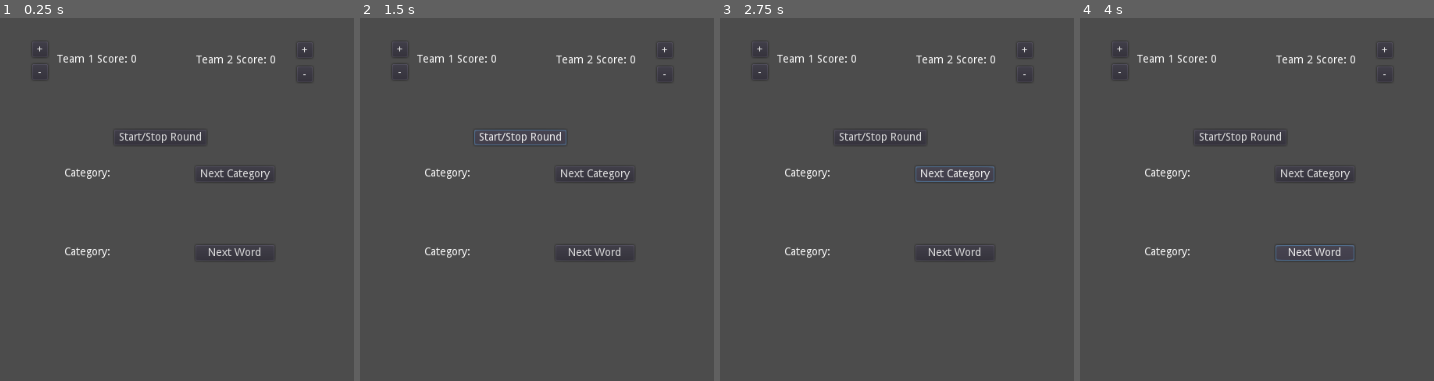
Above: before the commit, frames 1-4 (left to right).
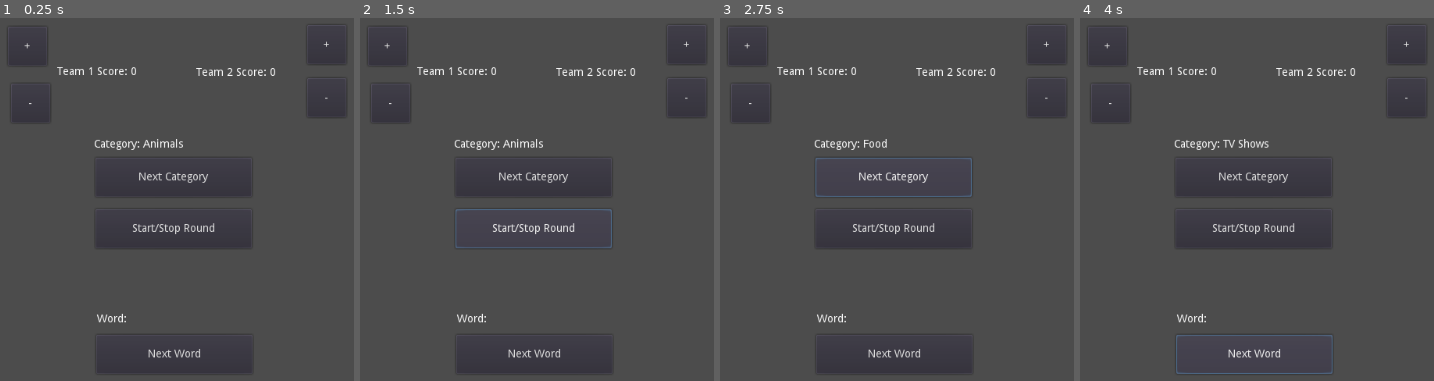
Above: after the commit, the same moments.

Repository: marshallcouch/prototypes
Game: Godot game, scene res://dont_say_the_word.tscn
Two runs of this game, one before a commit and one after it. Both use one fixed random seed, a clock stepped at 60 frames per second and the inputs below.
Inputs:
- Up to frame 1 (0.25 s): no input
- Up to frame 2 (1.5 s): click "Start/Stop Round" at 0.5 s; click "Start/Stop Round" at 1.25 s
- Up to frame 3 (2.75 s): click "Next Category" at 2 s
- Up to frame 4 (4 s): click "Next Category" at 2.75 s; click "Next Word" at 3.5 s

The runs differ from the first frame. In frame 1, 3.5% of the frame differs, in the area x 3-98%, y 6-98%; in frame 2, 3.8%; in frame 3, 3.8%; in frame 4, 3.8%.

Commit message:
added the ability to scroll through list categories

Diff:
--- a/dont_say_the_word/dont_say_the_word.gd
+++ b/dont_say_the_word/dont_say_the_word.gd
@@ -4,12 +4,20 @@
 
 var team1_score:int
 var team2_score:int
-var lists: Object
+var lists: Dictionary
+var used_items: Dictionary
+var is_playing: bool = false
+var list_selected:int = -1
+
+
 
 # Called when the node enters the scene tree for the first time.
 func _ready() -> void:
 	team1_score = 0
 	team2_score = 0
+	load_lists()
+	next_category()
+
 
 
 func _on_team_one_up_button_down() -> void:
@@ -30,15 +38,29 @@
 
 func load_lists() -> void:
 	var file = File.new()
-	file.open("res://assets/gamelists.tres",File.READ)
+	file.open("res://gamelists.tres",File.READ)
 	var gamelists = file.get_as_text()
 	gamelists = gamelists.replace("[gd_resource type=\"Resource\" format=2]","").replace("[resource]","")
 	lists = JSON.parse(gamelists).result
 
 
+func next_category() -> void:
+	if list_selected == lists["Lists_Count"]-1:
+		list_selected = 0
+	else:
+		list_selected += 1
+
+	$category_label.text = "Category: " + lists["Lists"][list_selected]
 
 func update_team1label():
 	$team_one_score.text = "Team 1 Score: " + str(team1_score)
 
 func update_team2label():
 	$team_two_score.text = "Team 2 Score: " + str(team2_score)
+
+
+
+
+
+func _on_next_category_button_button_down() -> void:
+	next_category()
--- a/dont_say_the_word/dont_say_the_word.tscn
+++ b/dont_say_the_word/dont_say_the_word.tscn
@@ -3,32 +3,35 @@
 [ext_resource path="res://dont_say_the_word.gd" type="Script" id=1]
 
 [node name="dont_say_the_word" type="Node2D"]
-position = Vector2( 63, 43 )
+position = Vector2( 63, 59 )
 script = ExtResource( 1 )
 
 [node name="team_one_up" type="Button" parent="."]
-margin_right = 12.0
-margin_bottom = 20.0
+margin_left = -31.0
+margin_top = -35.0
+margin_right = 19.0
+margin_bottom = 15.0
 text = "+"
 
 [node name="team_one_down" type="Button" parent="."]
-margin_top = 29.0
-margin_right = 20.0
-margin_bottom = 49.0
+margin_left = -27.0
+margin_top = 38.0
+margin_right = 23.0
+margin_bottom = 88.0
 text = "-"
 
 [node name="team_two_up" type="Button" parent="."]
-margin_left = 339.0
-margin_top = 1.0
-margin_right = 359.0
-margin_bottom = 21.0
+margin_left = 352.0
+margin_top = -37.0
+margin_right = 402.0
+margin_bottom = 13.0
 text = "+"
 
 [node name="team_two_down" type="Button" parent="."]
-margin_left = 339.0
-margin_top = 32.0
-margin_right = 359.0
-margin_bottom = 52.0
+margin_left = 352.0
+margin_top = 31.0
+margin_right = 402.0
+margin_bottom = 81.0
 text = "-"
 
 [node name="team_one_score" type="Label" parent="."]
@@ -46,39 +49,39 @@
 text = "Team 2 Score: 0"
 
 [node name="category_label" type="Label" parent="."]
-margin_left = 41.0
-margin_top = 162.0
-margin_right = 100.0
-margin_bottom = 180.0
+margin_left = 79.0
+margin_top = 109.0
+margin_right = 138.0
+margin_bottom = 127.0
 text = "Category:"
 
 [node name="next_category_button" type="Button" parent="."]
-margin_left = 209.0
-margin_top = 160.0
-margin_right = 310.0
-margin_bottom = 180.0
+margin_left = 81.0
+margin_top = 133.0
+margin_right = 281.0
+margin_bottom = 183.0
 text = "Next Category"
 
 [node name="word_label" type="Label" parent="."]
-margin_left = 41.0
-margin_top = 263.0
-margin_right = 100.0
-margin_bottom = 281.0
-text = "Category:"
+margin_left = 83.0
+margin_top = 333.0
+margin_right = 142.0
+margin_bottom = 351.0
+text = "Word:"
 
 [node name="next_word_button" type="Button" parent="."]
-margin_left = 209.0
-margin_top = 261.0
-margin_right = 310.0
-margin_bottom = 281.0
+margin_left = 82.0
+margin_top = 360.0
+margin_right = 282.0
+margin_bottom = 410.0
 rect_pivot_offset = Vector2( 61, 10 )
 text = "Next Word"
 
 [node name="start_stop_round" type="Button" parent="."]
-margin_left = 105.0
-margin_top = 113.0
-margin_right = 206.0
-margin_bottom = 133.0
+margin_left = 81.0
+margin_top = 199.0
+margin_right = 281.0
+margin_bottom = 249.0
 rect_pivot_offset = Vector2( 61, 10 )
 text = "Start/Stop Round"
 
@@ -86,3 +89,4 @@
 [connection signal="button_down" from="team_one_down" to="." method="_on_team_one_down_button_down"]
 [connection signal="button_down" from="team_two_up" to="." method="_on_team_two_up_button_down"]
 [connection signal="button_down" from="team_two_down" to="." method="_on_team_two_down_button_down"]
+[connection signal="button_down" from="next_category_button" to="." method="_on_next_category_button_button_down"]
--- a/dont_say_the_word/gamelists.tres
+++ b/dont_say_the_word/gamelists.tres
@@ -1,6 +1,7 @@
 [gd_resource type="Resource" format=2]
-
-{   "Lists":
+{
+    "Lists_Count":17,
+    "Lists":
     ["Animals",
     "Food",
     "TV Shows",
@@ -51,6 +52,5 @@
     "Superheroes":[],
     "Video Games":[],
     "Random":[]
-
 }
 [resource]
